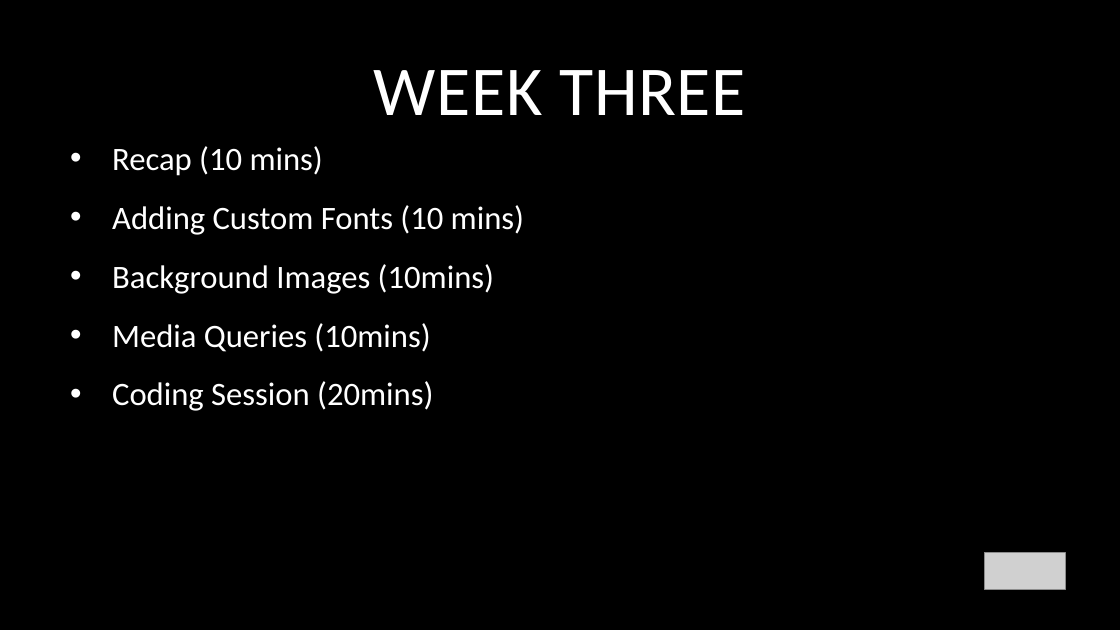
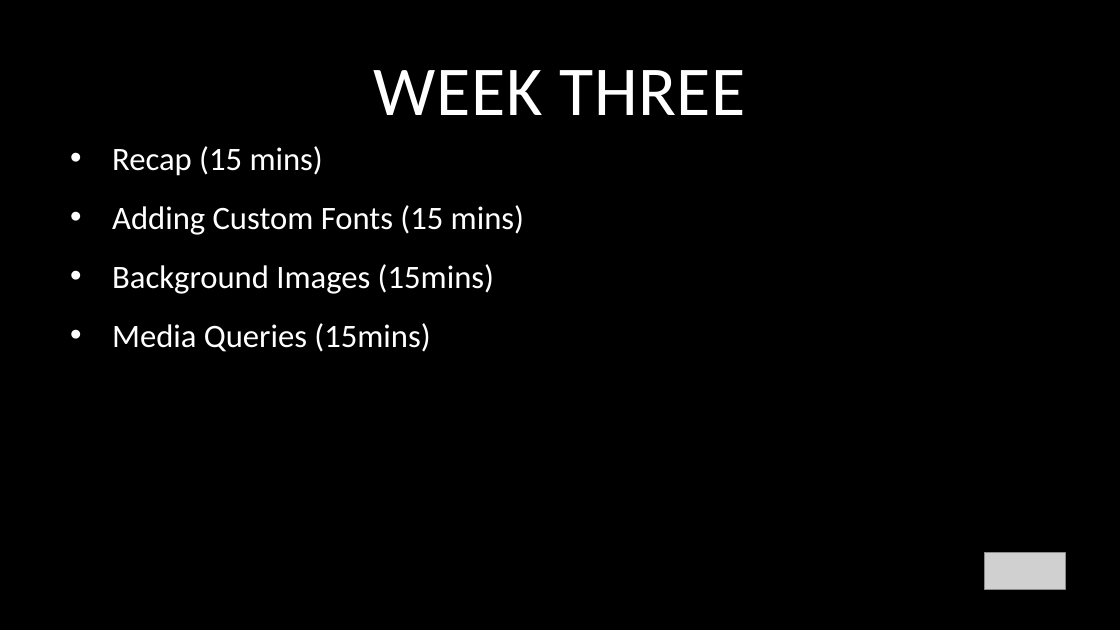
Before and after one commit to glenelkins/front-end-workshop, a slide deck: slide 2 of FEWorkshop-Week3.pptx. Drawn at 1120x630 pixels with LibreOffice and Linux fonts; fonts in the diff are those of the drawing; grey boxes stand for pictures. Boxes give left, top, right and bottom in pixels: in the first picture for what was removed or moved away, otherwise in the second. Text is boxed around its words. In the diff, an @@ line names an element or a change of style, - is before the commit and + after.

```diff
--- a/FEWorkshop-Week3.pptx
+++ b/FEWorkshop-Week3.pptx
@@ text at (x1=112, y1=146, x2=524, y2=352): text changed @@
-• Recap (10 mins)
-• Adding Custom Fonts (10 mins)
-• Background Images (10mins)
-• Media Queries (10mins)
-• Coding Session (20mins)
+• Recap (15 mins)
+• Adding Custom Fonts (15 mins)
+• Background Images (15mins)
+• Media Queries (15mins)
```
Also in this commit, not shown: 3 other slides changed, 1 slide removed, 1 other file.
